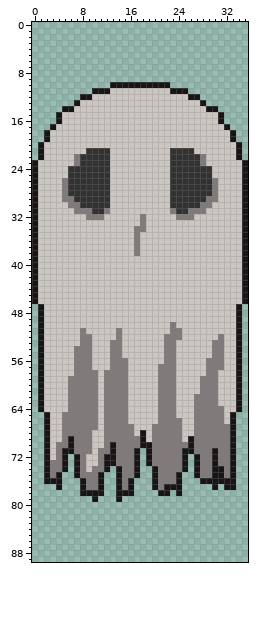
Edited in one commit: pixel-art file (src/assets/entities/enemies/ghost/aseprite/ghost3.aseprite). The picture above was drawn from the file before the commit.
36x90 pixels, 1 frame. The old version is drawn lined up with the new one.
Once edited:
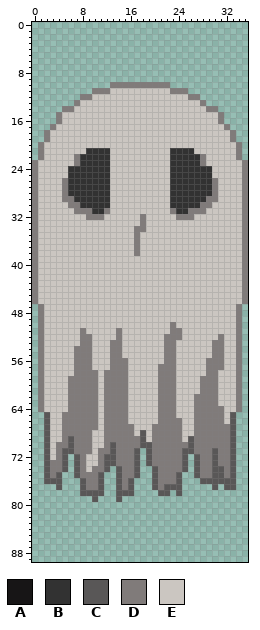
Palette (. is transparent): A #171516  B #323232  C #595757  D #807b7a  E #cbc6c1
Changes in this commit:
whole drawing moved by +0,-10 (the old picture is shown already moved)
y 10: x 13..22 AAAAAAAAAA -> DDDDDDDDDD
y 11: x 10..12 AAA -> DDD; x 23..25 AAA -> DDD
y 12: x 8..9 AA -> DD; x 26..27 AA -> DD
y 13: x 7 A -> D; x 28 A -> D
y 14: x 5..6 AA -> DD; x 29..30 AA -> DD
y 15..16: x 4 A -> D; x 31 A -> D
y 17: x 3 A -> D; x 32 A -> D
y 18..19: x 2 A -> D; x 33 A -> D
y 20..22: x 1 A -> D; x 34 A -> D
y 23..46: x 0 A -> D; x 35 A -> D
y 47..64: x 1 A -> D; x 34 A -> D
y 65..67: x 2 A -> C; x 33 A -> C
y 68: x 2 A -> C; x 18 A -> C; x 33 A -> C
y 69: x 2 A -> C; x 6 A -> C; x 18 A -> C; x 26 A -> C; x 33 A -> C
y 70: x 2 A -> C; x 6 A -> C; x 13 A -> C; x 18..19 AA -> CC; x 26 A -> C; x 33 A -> C
y 71: x 2 A -> C; x 5..6 AA -> CC; x 13 A -> C; x 17 A -> C; x 19 A -> C; x 25..26 AA -> CC; x 30 A -> C; x 33 A -> C
y 72..73: x 2 A -> C; x 5 A -> C; x 7 A -> C; x 12..13 AA -> CC; x 17 A -> C; x 19 A -> C; x 25 A -> C; x 27 A -> C; x 30 A -> C; x 33 A -> C
y 74: x 2 A -> C; x 5 A -> C; x 7 A -> C; x 12 A -> C; x 14 A -> C; x 17 A -> C; x 20 A -> C; x 25 A -> C; x 27 A -> C; x 30..31 AA -> CC; x 33 A -> C
y 75: x 2 A -> C; x 4 A -> C; x 7 A -> C; x 11 A -> C; x 14 A -> C; x 17 A -> C; x 20 A -> C; x 24 A -> C; x 27 A -> C; x 30..31 AA -> CC; x 33 A -> C
y 76: x 2..4 AAA -> CCC; x 8 A -> C; x 11 A -> C; x 14 A -> C; x 16 A -> C; x 20 A -> C; x 24 A -> C; x 28..33 AAAAAA -> CCCCCC
y 77: x 4 A -> C; x 8 A -> C; x 11 A -> C; x 14 A -> C; x 16 A -> C; x 20 A -> C; x 22..24 AAA -> CCC; x 30 A -> C; x 32..33 AA -> CC
y 78: x 8..11 AAAA -> CCCC; x 14..16 AAA -> CCC; x 21..22 AA -> CC; x 24 A -> C
y 79: x 10 A -> C; x 14 A -> C
Where, in picture pixels (left, top, right, bottom), the same in both pictures:
changed: (32, 82, 248, 502)
